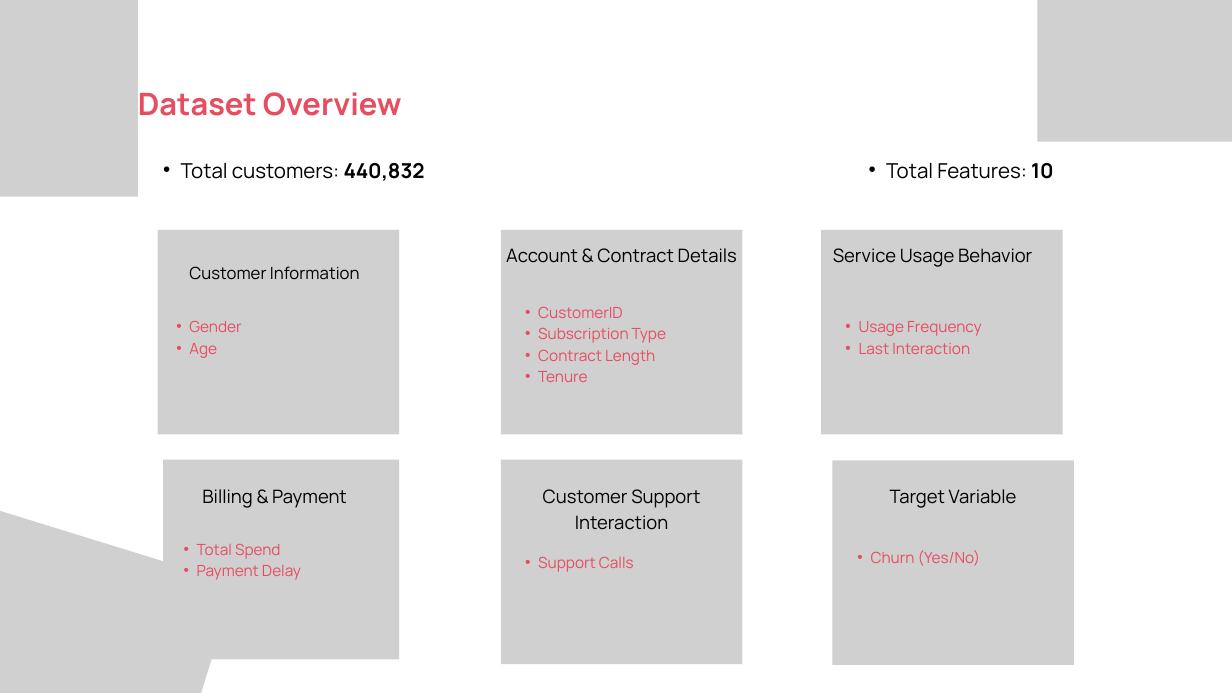
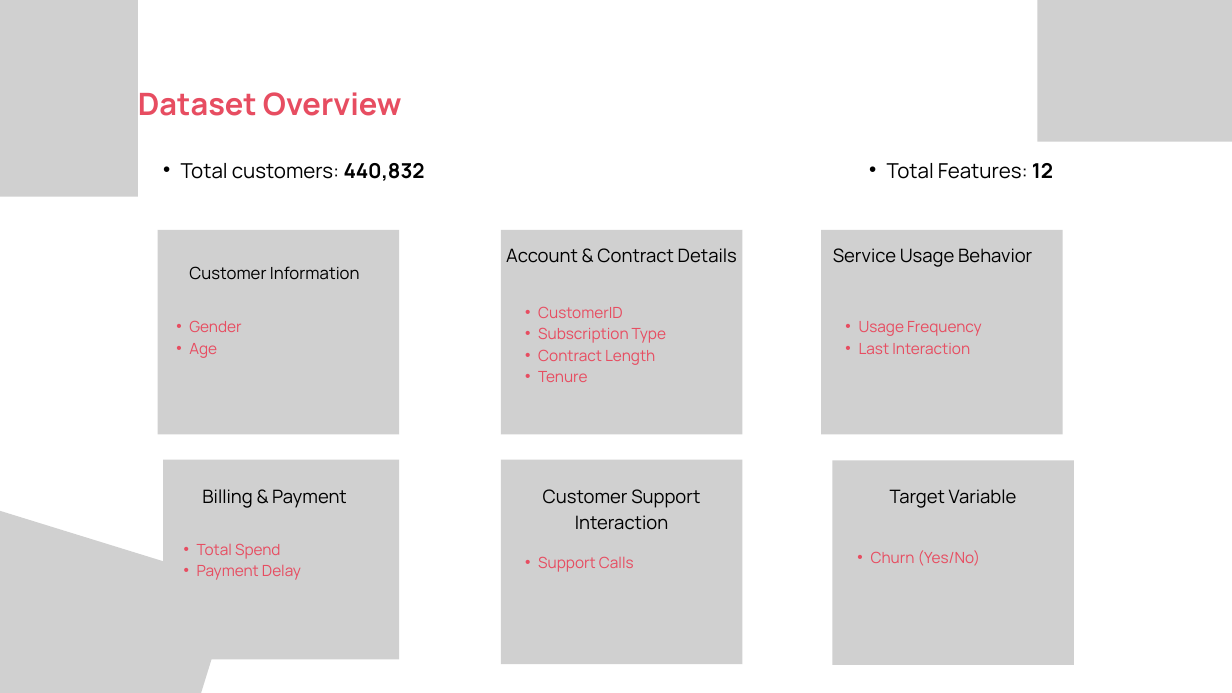
Before and after one commit to EngiEid/Customer_Churn_Dataset_Analysis, a slide deck: slide 7 of StayZen Customer Churn Presentation.pptx. Drawn at 1232x693 pixels with LibreOffice and Linux fonts; fonts in the diff are those of the drawing; grey boxes stand for pictures. Boxes give left, top, right and bottom in pixels: in the first picture for what was removed or moved away, otherwise in the second. Text is boxed around its words. In the diff, an @@ line names an element or a change of style, - is before the commit and + after.

```diff
--- a/StayZen Customer Churn Presentation.pptx
+++ b/StayZen Customer Churn Presentation.pptx
@@ text at (x1=887, y1=163, x2=1053, y2=179): text changed @@
-  • Total Features: 10
+  • Total Features: 12
```
Also in this commit, not shown: 8 other slides changed, 7 slides added, 4 slides removed, 2 other files.
